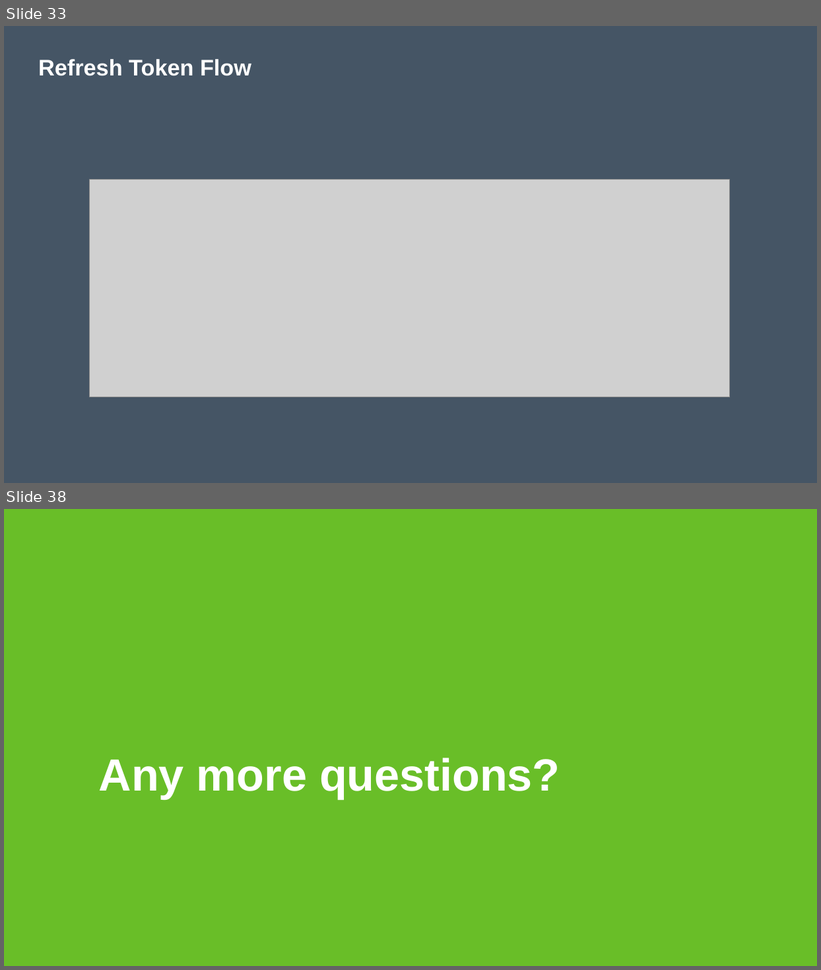
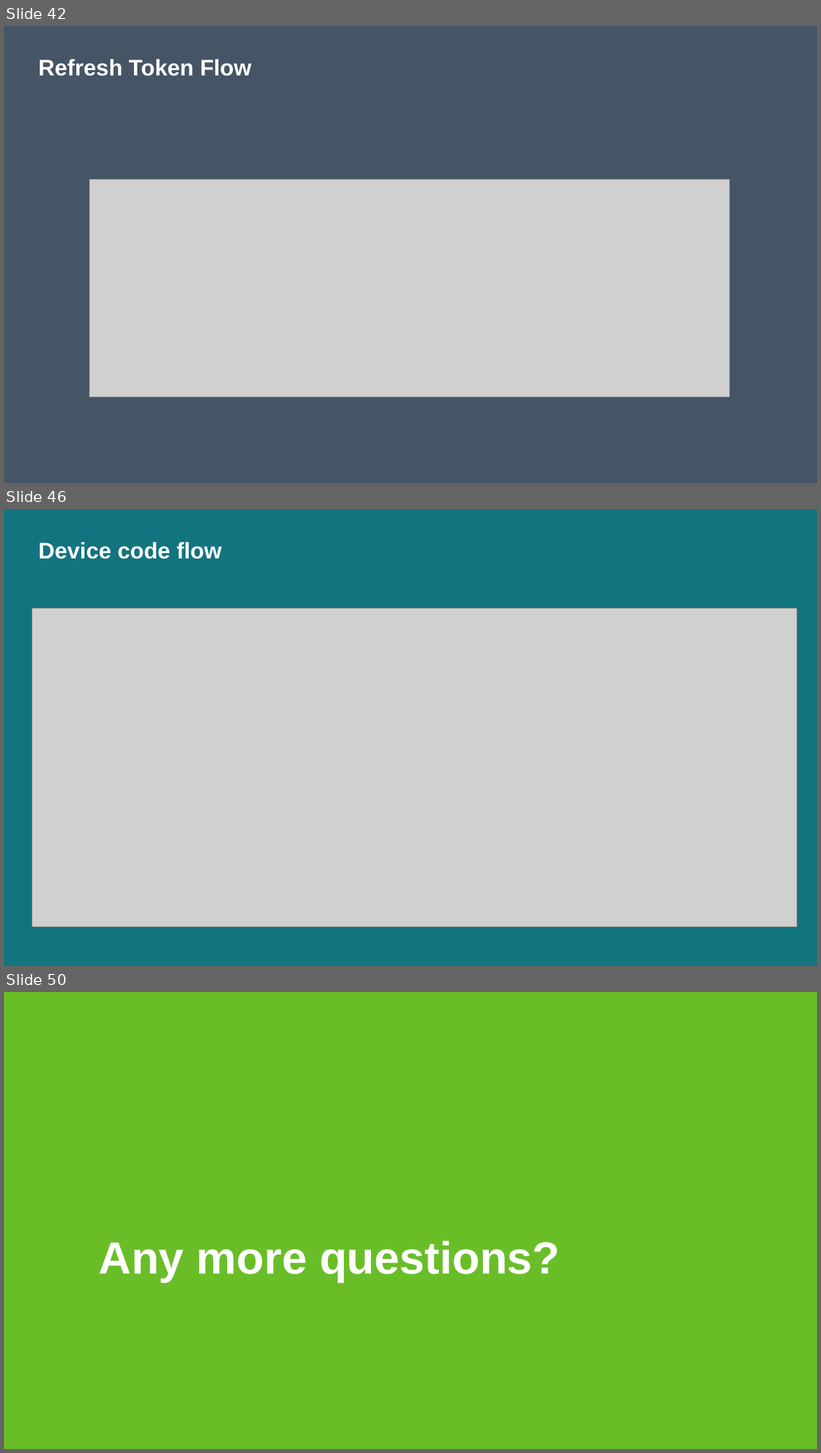
Before and after one commit to nickverschueren/devcruise-2019, a slide deck: Slides/OAuthAndOpenIdConnect.pptx. Shown one above the other, each under a label of ours: slides 33 and 38 before the commit, slides 42, 46 and 50 after it; the slides between them are not shown. The pictures are 821x970 and 821x1453 pixels, drawn with LibreOffice and Linux fonts; fonts in the diff are those of the drawing; grey boxes stand for pictures; background and template pictures are left out. Boxes give left, top, right and bottom in pixels: in the first picture for what was removed or moved away, otherwise in the second. Text is boxed around its words. In the diff, an @@ line names an element or a change of style, - is before the commit and + after.

```diff
--- a/Slides/OAuthAndOpenIdConnect.pptx
+++ b/Slides/OAuthAndOpenIdConnect.pptx
@@ slide 46 added at [4, 509, 817, 966], background #12747F @@
@@ title added at [38, 542, 222, 559], 20 pt, text #FFFFFF, bold @@
+Device code flow
@@ picture added at [32, 608, 797, 927] @@
@@ what was slide 33 is now slide 42 @@
@@ what was slide 38 is now slide 50 @@
```
Also in this commit, not shown: 10 slides changed, 11 other slides added, 1 other file.
